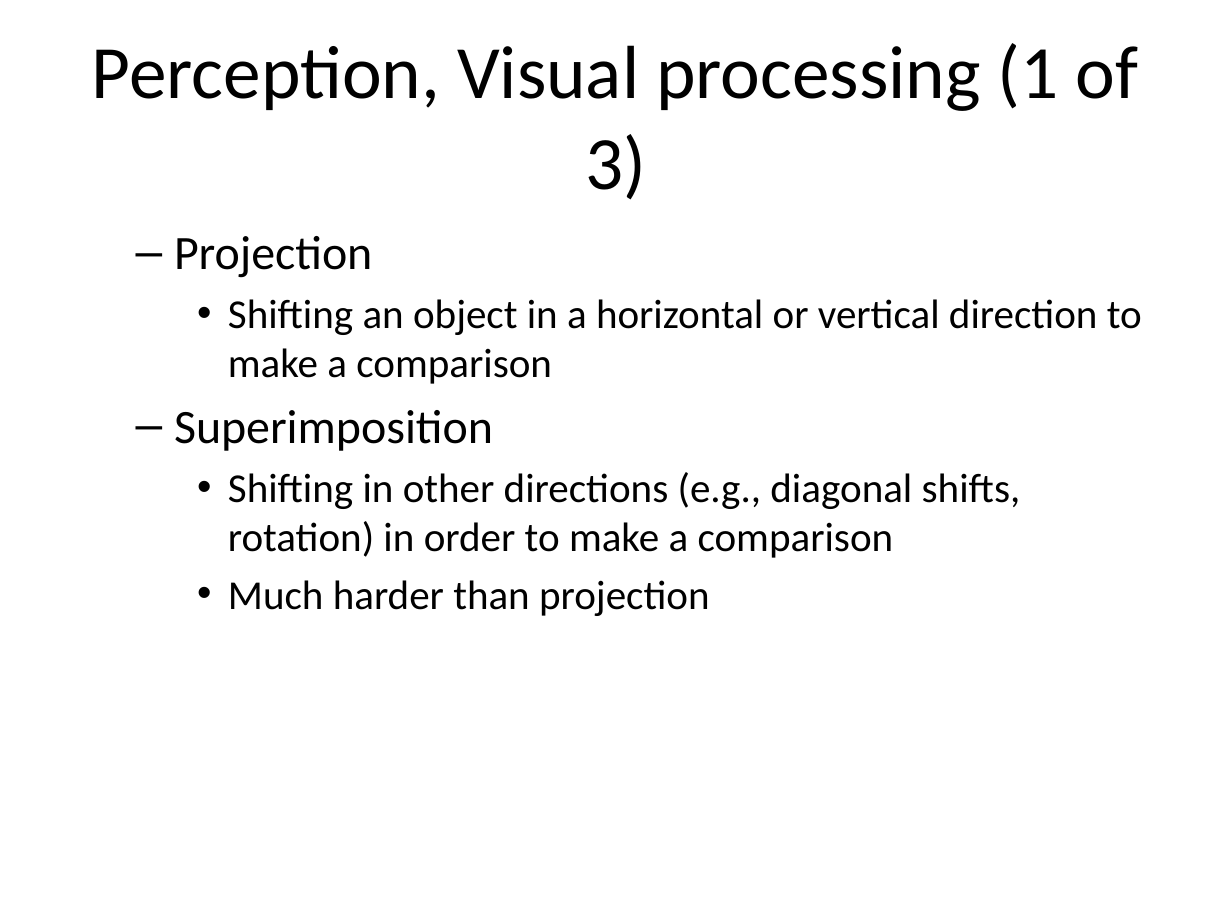
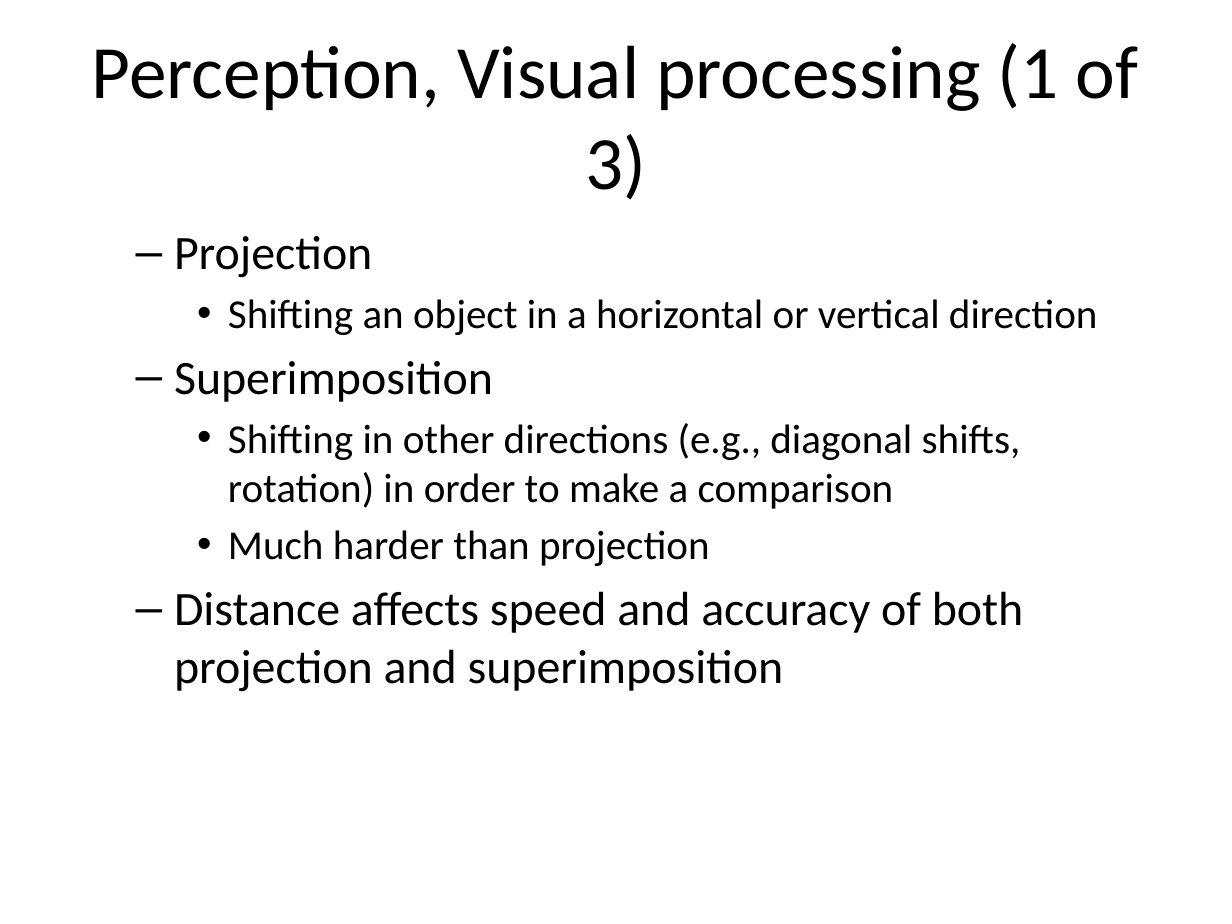
Before and after one commit to pmean/data-visualization, a slide deck: slide 8 of data-viz-02/component/tutorial-perception.pptx (slide 7 before the commit). Drawn at 1232x924 pixels with LibreOffice and Linux fonts; fonts in the diff are those of the drawing. Boxes give left, top, right and bottom in pixels: in the first picture for what was removed or moved away, otherwise in the second. Text is boxed around its words. In the diff, an @@ line names an element or a change of style, - is before the commit and + after.

Commit message:
Added summpary to perception tutorial in data-viz-02

```diff
--- a/data-viz-02/component/tutorial-perception.pptx
+++ b/data-viz-02/component/tutorial-perception.pptx
@@ text at (x1=228, y1=299, x2=1098, y2=335): text changed @@
-    • Shifting an object in a horizontal or vertical direction to make a comparison
+    • Shifting an object in a horizontal or vertical direction
@@ text at (x1=174, y1=591, x2=1024, y2=692): paragraph added @@
+  – Distance affects speed and accuracy of both projection and superimposition
```
Also in this commit, not shown: 4 other slides changed, 1 slide added, 4 slides removed, 2 other files.
